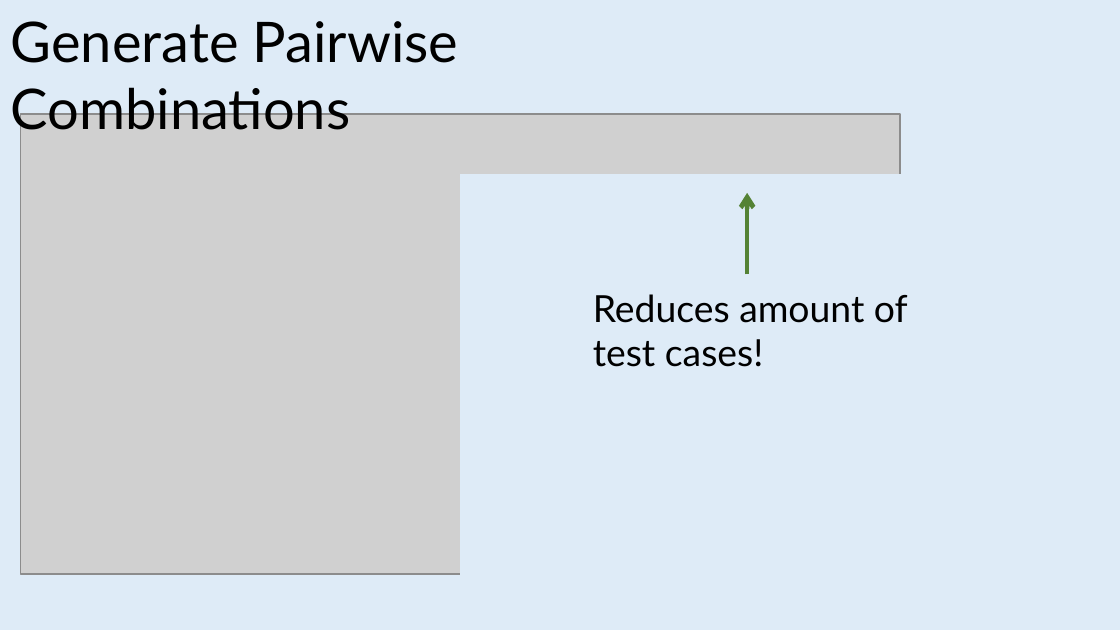
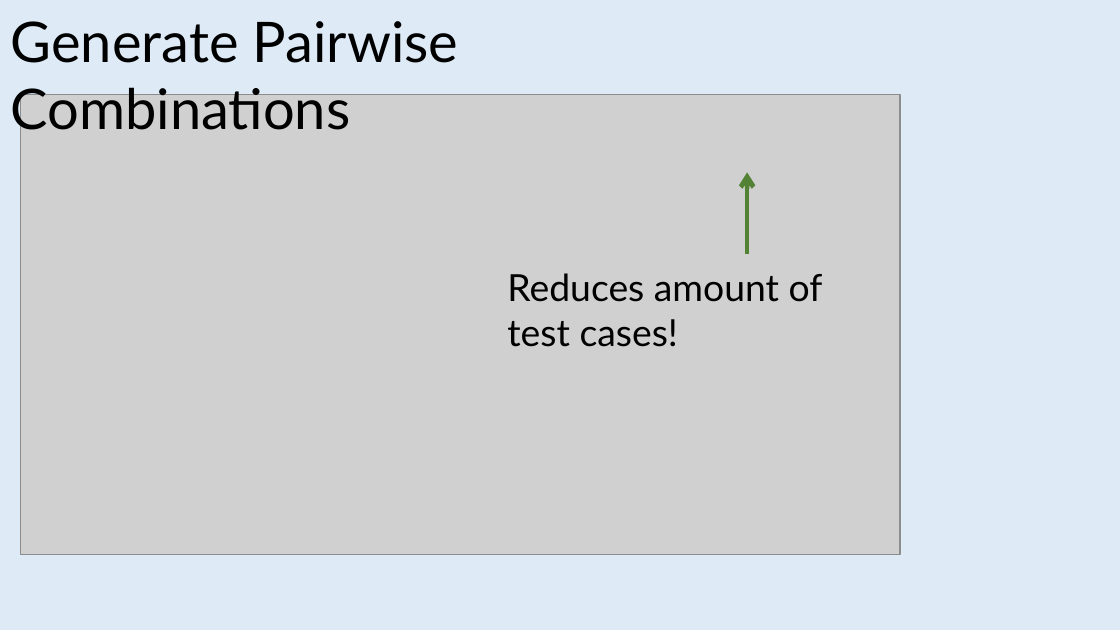
Before and after one commit to jeromerg/NCase, a slide deck: slide 3 of src/NCase.Doc/intern/ReadmeCaroussel.pptx. Drawn at 1120x630 pixels with LibreOffice and Linux fonts; fonts in the diff are those of the drawing; grey boxes stand for pictures. Boxes give left, top, right and bottom in pixels: in the first picture for what was removed or moved away, otherwise in the second. Text is boxed around its words. In the diff, an @@ line names an element or a change of style, - is before the commit and + after.

```diff
--- a/src/NCase.Doc/intern/ReadmeCaroussel.pptx
+++ b/src/NCase.Doc/intern/ReadmeCaroussel.pptx
@@ picture: place and size @@
-picture at [20,114,899,575]
+picture at [20,94,899,554]
@@ rectangle removed at [460,175,1032,578] @@
@@ arrow moved from (747, 274) - (747, 193) to (747, 254) - (747, 172) @@
@@ text "Reduces amount of test cases!": place and size @@
-text "Reduces amount of test cases!" at [593,294,908,367]
+text "Reduces amount of test cases!" at [507,273,823,347]
```
Also in this commit, not shown: 10 other slides changed, 20 other files.
